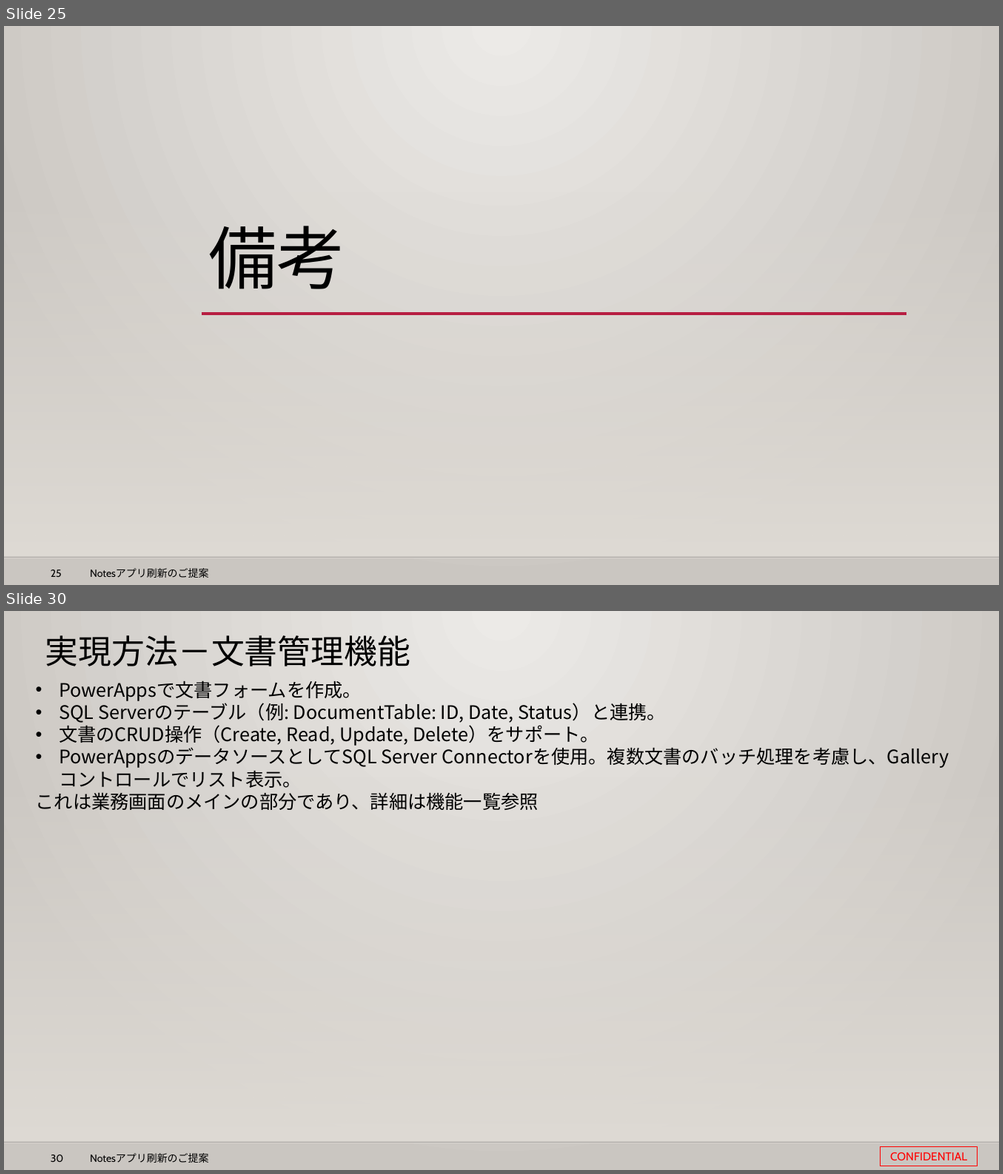
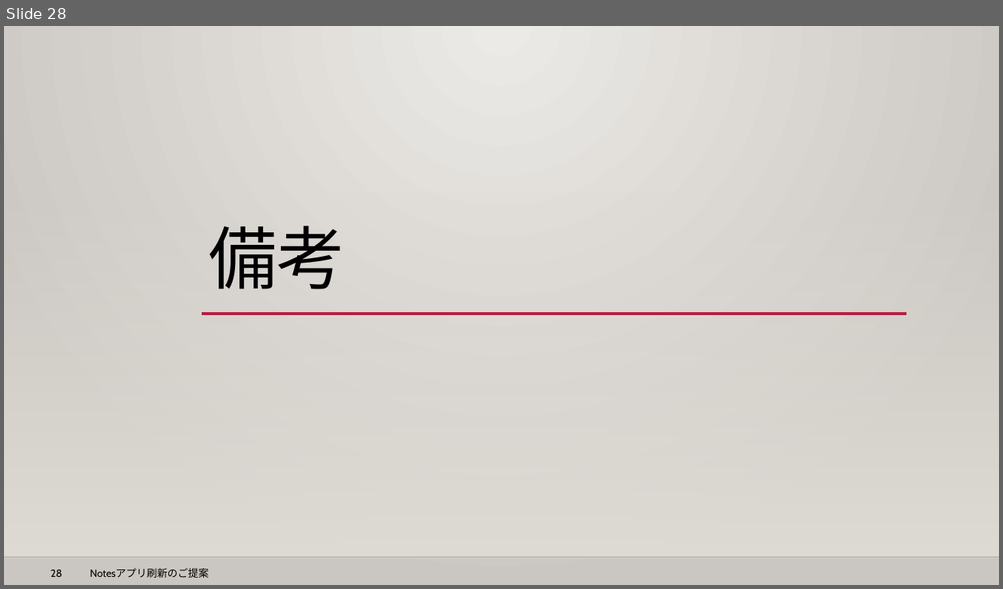
Before and after one commit to 0494938/Notes--CMS-Online, a slide deck: Notesアプリ刷新プロジェクト提案見積もり.v3.pptx. Shown one above the other, each under a label of ours: slides 25 and 30 before the commit, slide 28 after it; the slides between them are not shown. The pictures are 1003x1174 and 1003x589 pixels, drawn with LibreOffice and Linux fonts; fonts in the diff are those of the drawing; background and template pictures are left out. Boxes give left, top, right and bottom in pixels: in the first picture for what was removed or moved away, otherwise in the second. Text is boxed around its words. In the diff, an @@ line names an element or a change of style, - is before the commit and + after.

```diff
--- a/Notesアプリ刷新プロジェクト提案見積もり.v3.pptx
+++ b/Notesアプリ刷新プロジェクト提案見積もり.v3.pptx
@@ slide 30 removed at (x1=4, y1=611, x2=999, y2=1170), background gradient #ECEAE7 to #CAC7C1; not listed: 4 template elements that a slide beside it also shows @@
@@ title removed at (x1=45, y1=635, x2=410, y2=667) @@
-実現方法－文書管理機能
@@ text removed at (x1=36, y1=681, x2=948, y2=810) @@
-• PowerAppsで文書フォームを作成。
-• SQL Serverのテーブル（例: DocumentTable: ID, Date, Status）と連携。
-• 文書のCRUD操作（Create, Read, Update, Delete）をサポート。
-• PowerAppsのデータソースとしてSQL Server Connectorを使用。複数文書のバッチ処理を考慮し、Galleryコントロールでリスト表示。
-これは業務画面のメインの部分であり、詳細は機能一覧参照
@@ rectangle removed at (x1=880, y1=1147, x2=977, y2=1166) @@
-CONFIDENTIAL
@@ what was slide 25 is now slide 28 @@
@@ page number at (x1=51, y1=570, x2=62, y2=577): text changed @@
-25
+28
```
Also in this commit, not shown: 10 slides changed, 2 slides added, 11 other slides removed.
